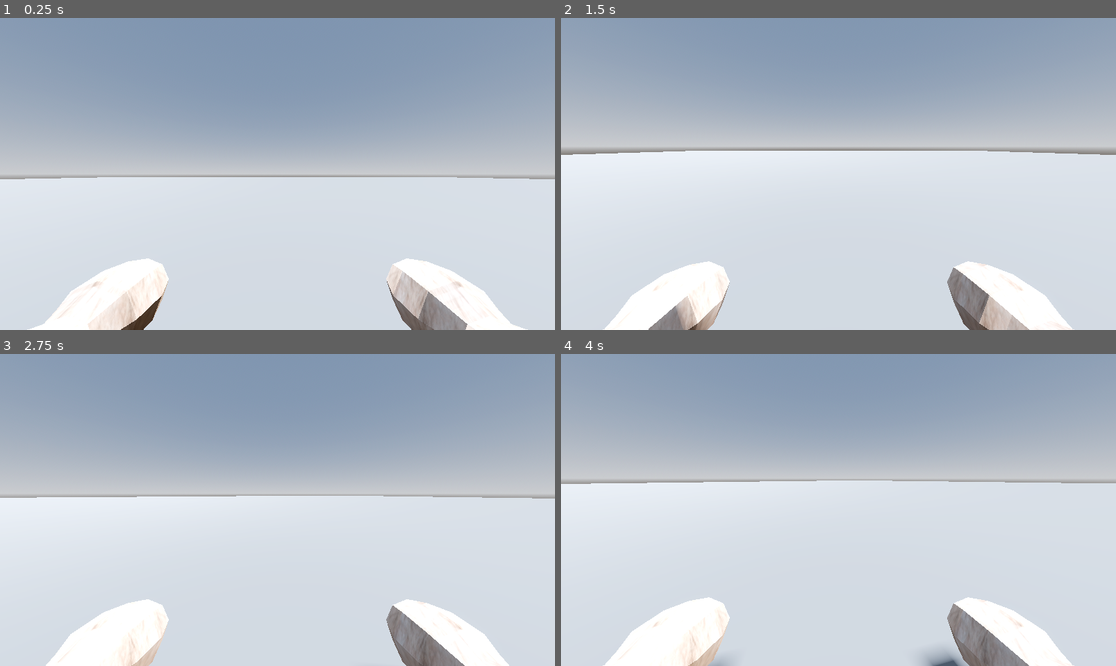
Above: before the commit, frames 1-4 (two rows, left to right).
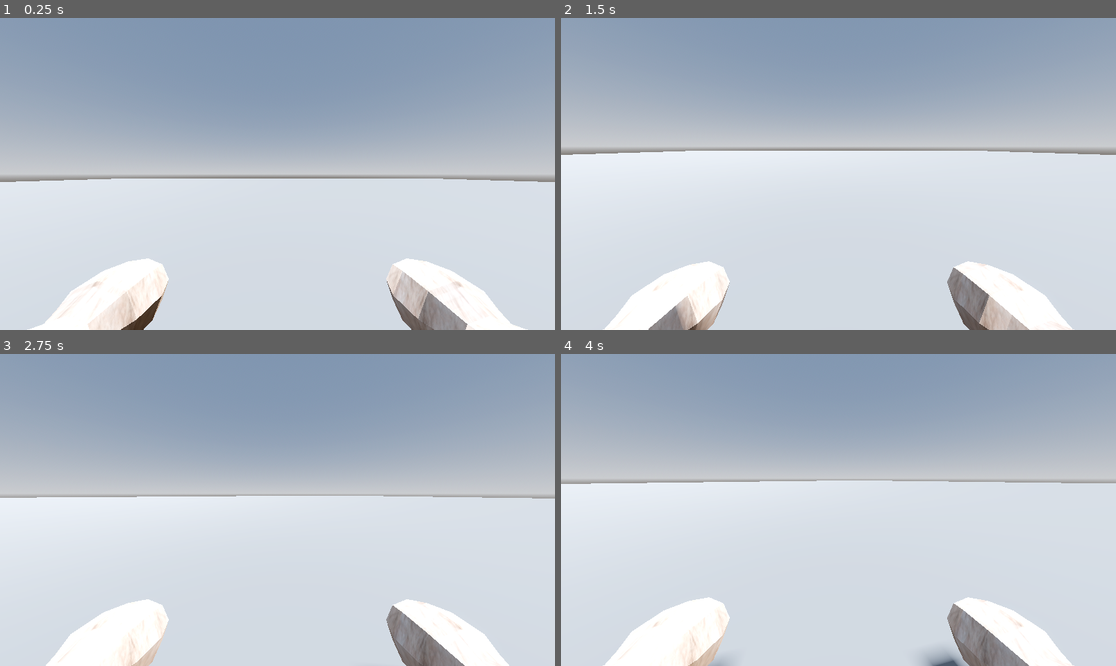
Above: after the commit, the same moments.

Repository: shua5115/big-bubba-game
Game: Godot game, scene res://dev/shwaa_testing.tscn
The game is run twice, just before and just after one commit, with the same random seed, the same clock (stepped at 60 frames per second) and the same inputs. This scene is started directly instead of the project's main scene.
Inputs (mouse positions are in pixels of both pictures, inside the frame that each line leads up to):
- Up to frame 1 (0.25 s): no input
- Up to frame 2 (1.5 s): move the mouse to (960, 158) at 0.52 s; hold D (right) 0.53-1.28 s; click (960, 158) at 0.67 s; tap Space (jump) at 0.77 s; move the mouse to (810, 174) at 1.27 s; hold W (forward) from 1.28 s (still down)
- Up to frame 3 (2.75 s): keep holding W (forward); tap Space (jump) at 1.52 s; move the mouse to (288, 503) at 2.02 s
- Up to frame 4 (4 s): keep holding W (forward); move the mouse to (832, 516) at 2.77 s; tap Space (jump) at 3.02, 3.77 s; move the mouse to (877, 513) at 3.52 s

The runs differ from the first frame. In frame 1, 0.6% of the frame differs, in the area x 0-100%, y 51-53%; in frame 2, less than 0.1%; in frame 3, less than 0.1%; in frame 4, less than 0.1%.

Commit message:
Made big bubba's origin at bottom

Diff:
--- a/big_bubba.tscn
+++ b/big_bubba.tscn
@@ -23,10 +23,11 @@
 camera = NodePath("Camera3D")
 
 [node name="CollisionShape3D" type="CollisionShape3D" parent="."]
+transform = Transform3D(1, 0, 0, 0, 1, 0, 0, 0, 1, 0, 0.5, 0)
 shape = SubResource("CapsuleShape3D_4ged4")
 
 [node name="Camera3D" type="Camera3D" parent="."]
-transform = Transform3D(1, 0, 0, 0, 1, 0, 0, 0, 1, 0, 0.25, 0)
+transform = Transform3D(1, 0, 0, 0, 1, 0, 0, 0, 1, 0, 0.75, 0)
 fov = 90.0
 
 [node name="ArmL" type="MeshInstance3D" parent="Camera3D"]
@@ -42,4 +43,5 @@
 surface_material_override/0 = ExtResource("3_fger6")
 
 [node name="Body" type="MeshInstance3D" parent="."]
+transform = Transform3D(1, 0, 0, 0, 1, 0, 0, 0, 1, 0, 0.5, 0)
 mesh = SubResource("TubeTrailMesh_fger6")
--- a/scripts/bubba.gd
+++ b/scripts/bubba.gd
@@ -10,7 +10,7 @@
 @export var SPEED_SNAP : float = 100
 @export var JUMP_VELOCITY = 4.5
 
-var arm_off_pos = -1
+var arm_off_pos : float
 
 var time : float = 0
 
